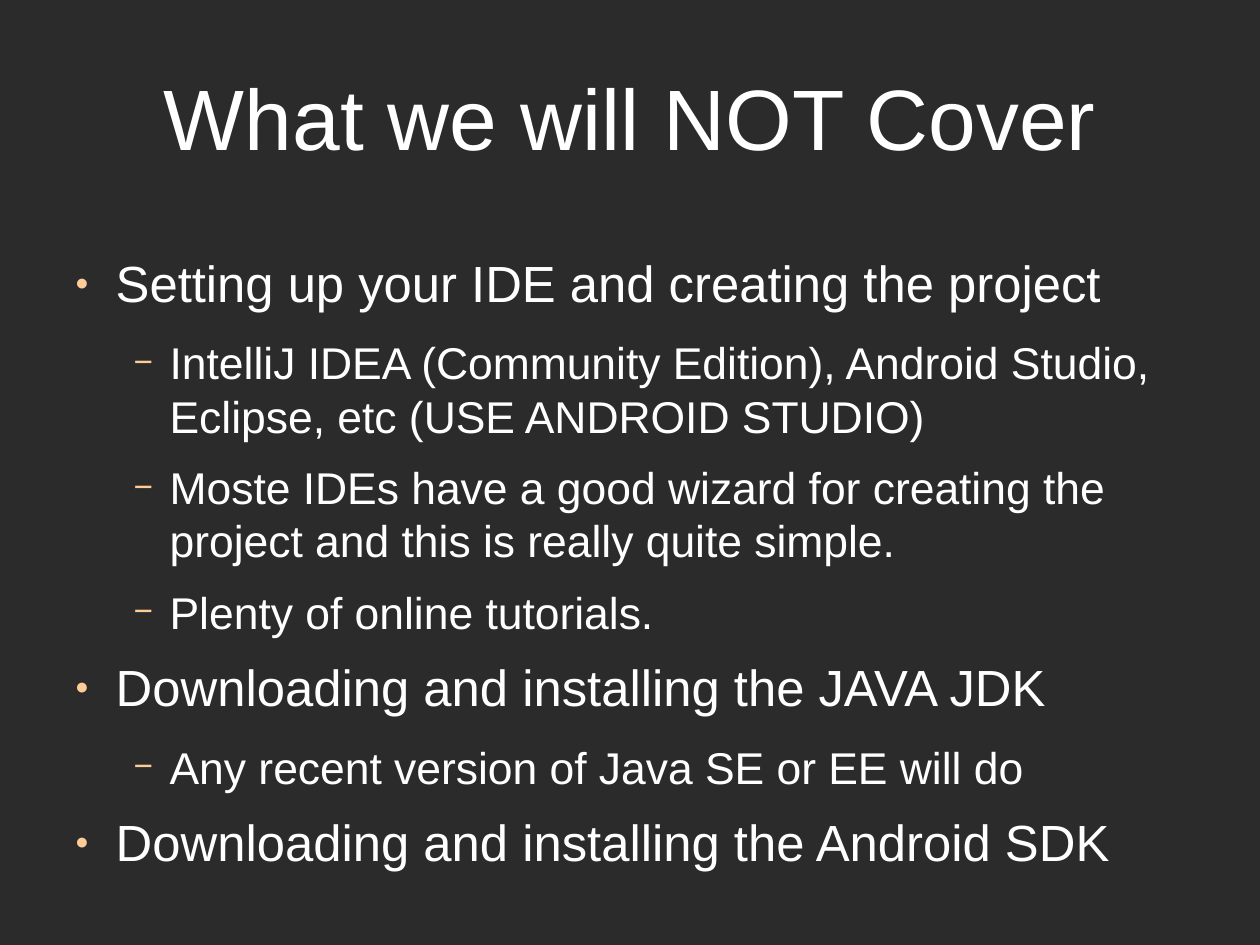
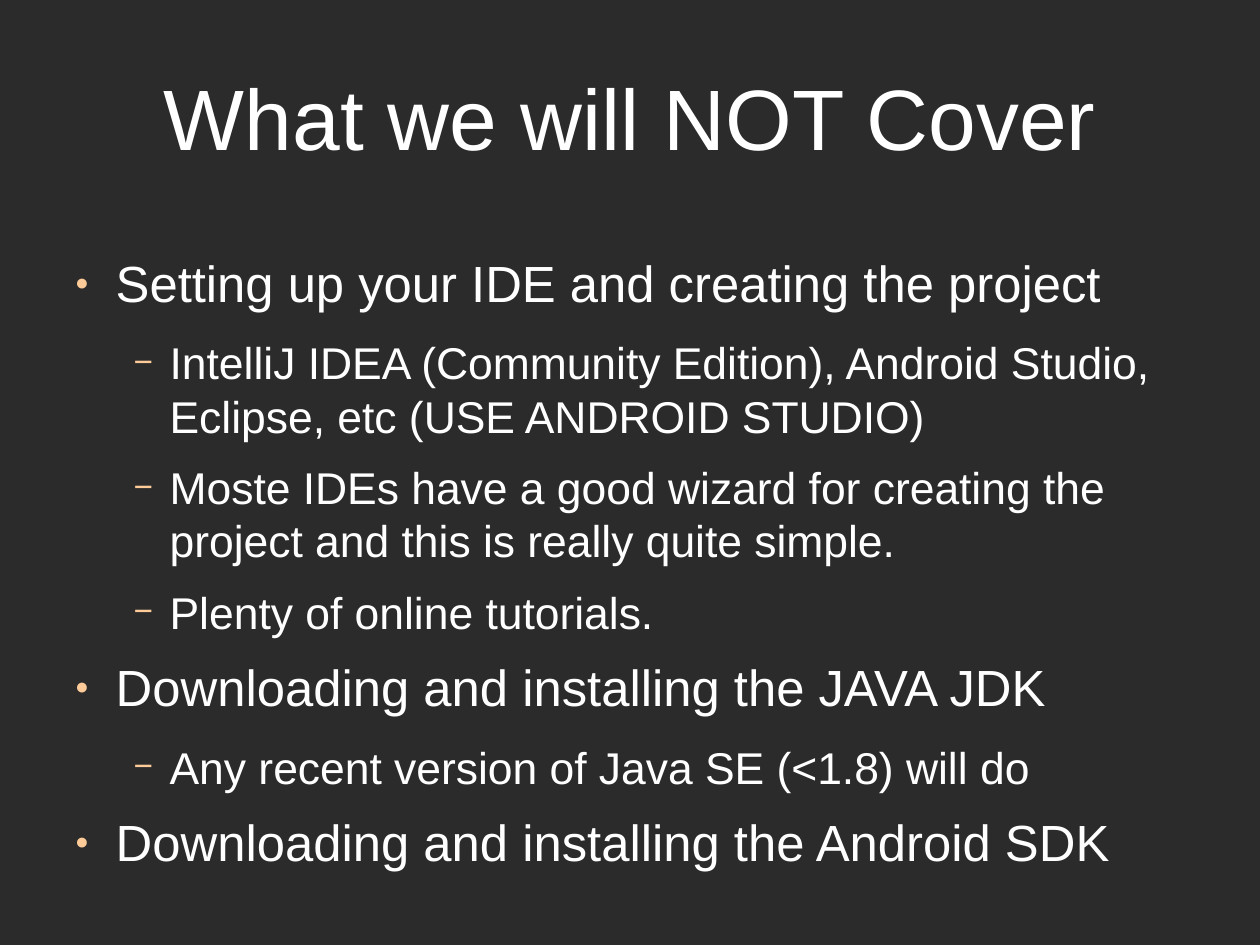
Before and after one commit to alphonzo79/HelloAndroidExample, a slide deck: slide 2 of HelloAndroidPresentationSlides.odp (slide 1 before the commit). Drawn at 1260x945 pixels with LibreOffice and Linux fonts; fonts in the diff are those of the drawing; background and template pictures are left out; a plain dark background stands for a picture behind light text. Boxes give left, top, right and bottom in pixels: in the first picture for what was removed or moved away, otherwise in the second. Text is boxed around its words. In the diff, an @@ line names an element or a change of style, - is before the commit and + after.

```diff
--- a/HelloAndroidPresentationSlides.odp
+++ b/HelloAndroidPresentationSlides.odp
@@ text at bbox=[170, 751, 1029, 793]: text changed @@
-  − Any recent version of Java SE or EE will do
+  − Any recent version of Java SE (<1.8) will do
```
Also in this commit, not shown: 1 other slide changed, 1 slide added.
